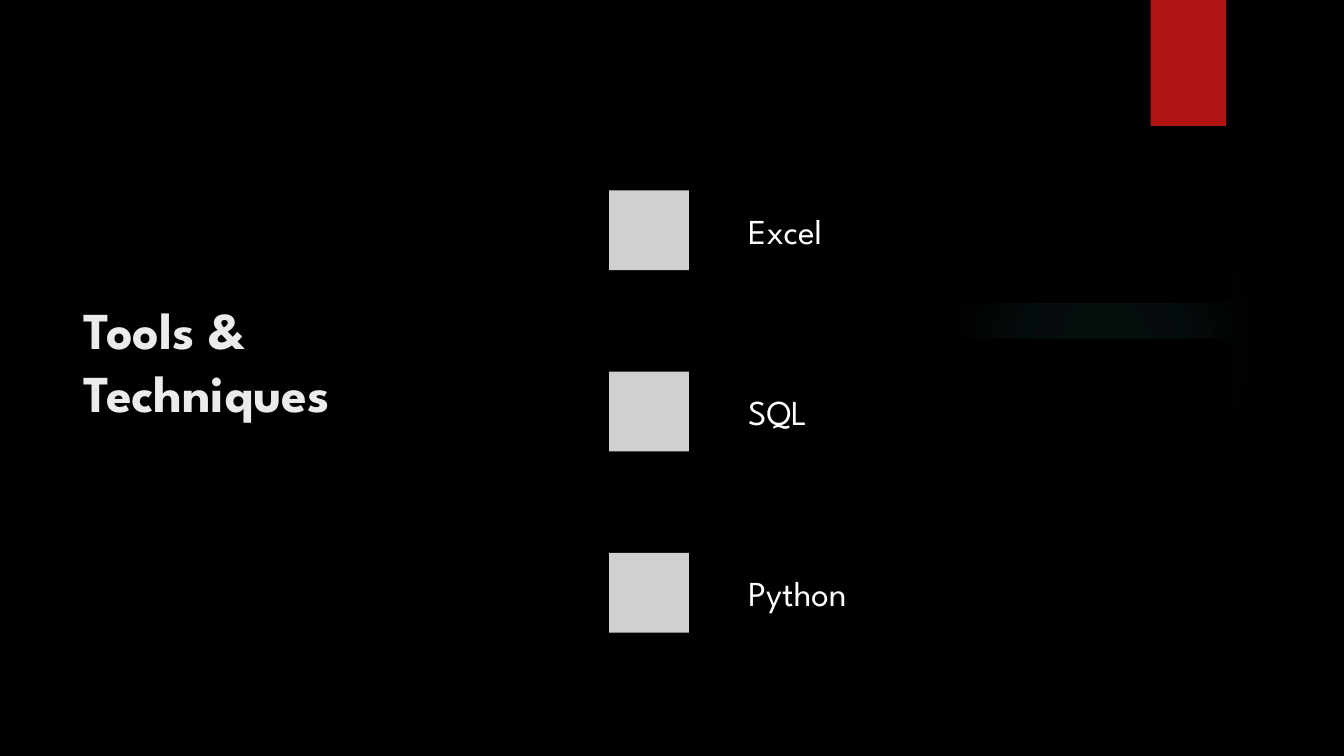
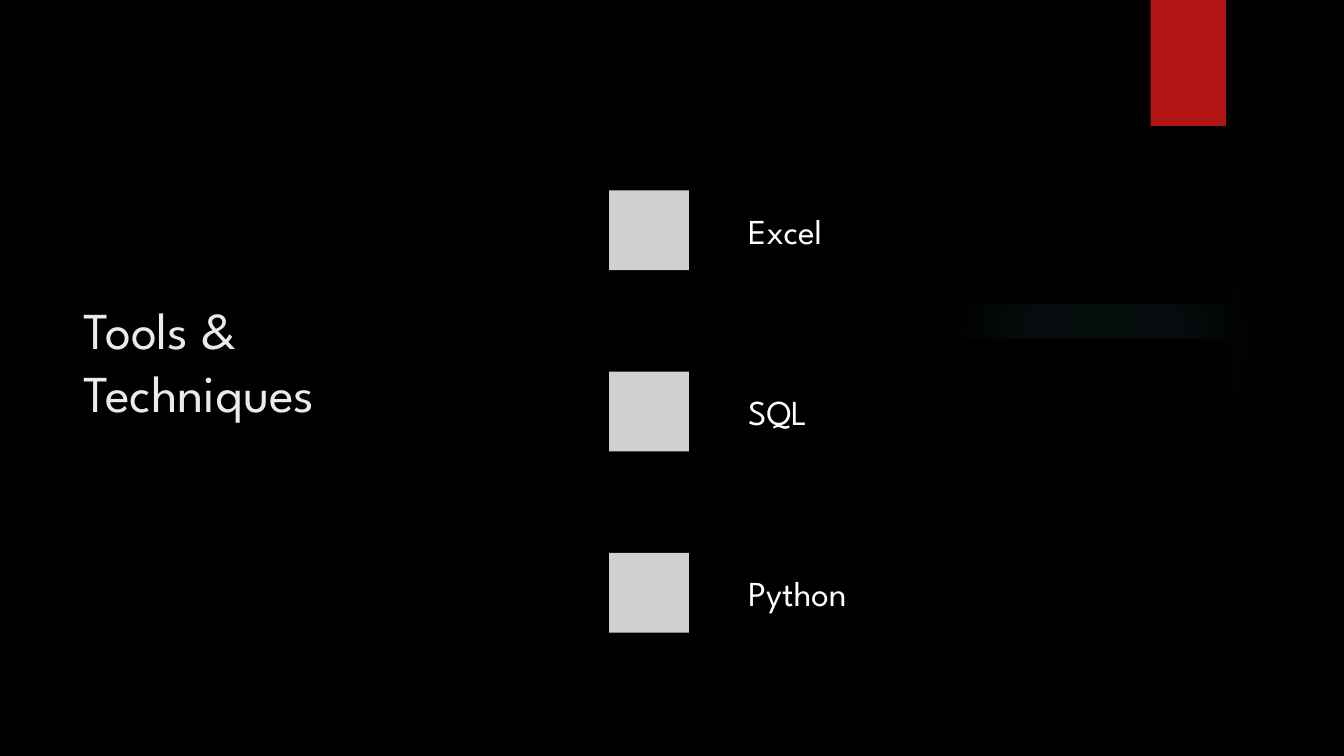
Before and after one commit to varinderjit123/LOS, a slide deck: slide 6 of LOS_Presentation.pptx. Drawn at 1344x756 pixels with LibreOffice and Linux fonts; fonts in the diff are those of the drawing; grey boxes stand for pictures; background and template pictures are left out. Boxes give left, top, right and bottom in pixels: in the first picture for what was removed or moved away, otherwise in the second. Text is boxed around its words. In the diff, an @@ line names an element or a change of style, - is before the commit and + after.

```diff
--- a/LOS_Presentation.pptx
+++ b/LOS_Presentation.pptx
@@ title "Tools & Techniques" at [84,313,315,423]: bold off @@
```
Also in this commit, not shown: 1 other slide changed, 8 slides added.
